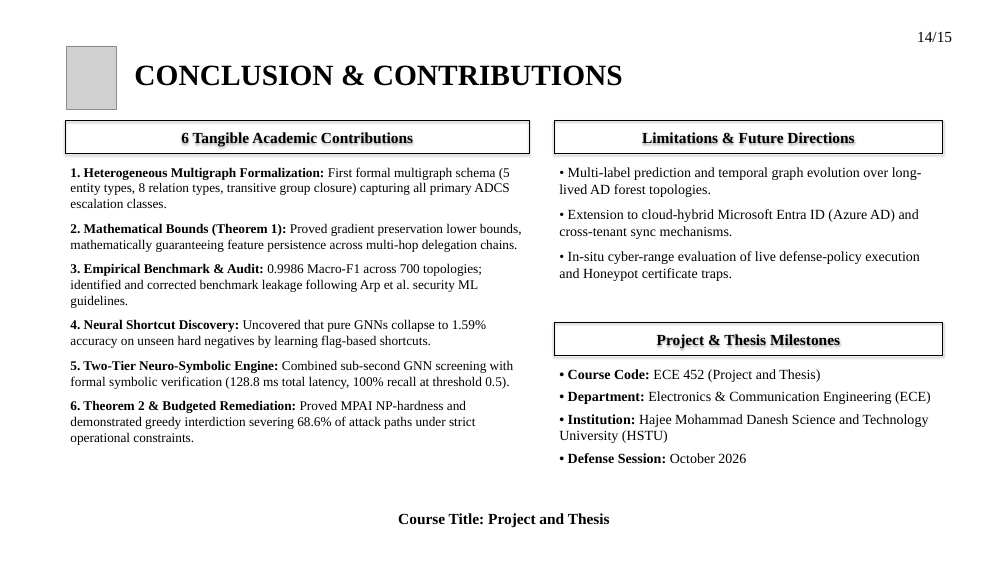
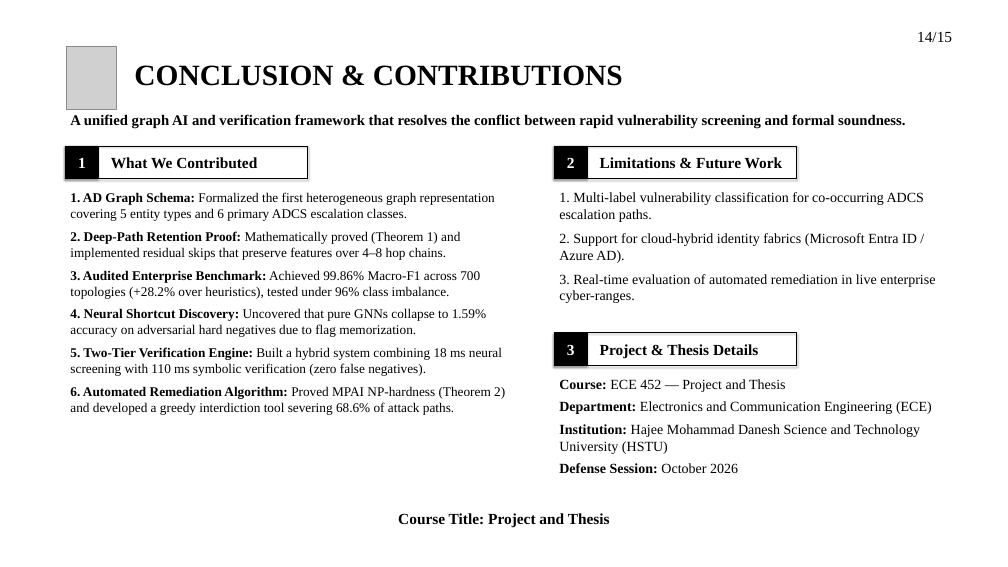
Before and after one commit to hasanshahriar32/GOAD, a slide deck: slide 14 of thesis_paper/certgraph_thesis_defense.pptx. Drawn at 1008x567 pixels with LibreOffice and Linux fonts; fonts in the diff are those of the drawing; grey boxes stand for pictures; background and template pictures are left out. Boxes give left, top, right and bottom in pixels: in the first picture for what was removed or moved away, otherwise in the second. Text is boxed around its words. In the diff, an @@ line names an element or a change of style, - is before the commit and + after.

Commit message:
refactor: update visualization scripts and enhance high-contrast text badges for thesis figures

```diff
--- a/thesis_paper/certgraph_thesis_defense.pptx
+++ b/thesis_paper/certgraph_thesis_defense.pptx
@@ text added at <box>70,114,905,128</box>, 21 pt, text #000000, bold @@
+A unified graph AI and verification framework that resolves the conflict between rapid vulnerability screening and formal soundness.
@@ rectangle removed at <box>66,121,529,154</box> @@
-6 Tangible Academic Contributions
@@ rectangle added at <box>66,146,307,179</box>, outline #000000 1.5 pt @@
@@ rectangle added at <box>66,146,98,179</box>, fill #000000, outline #000000 1.5 pt, 22 pt, text #FFFFFF, bold @@
+1
@@ rectangle removed at <box>554,121,942,154</box> @@
-Limitations & Future Directions
@@ rectangle added at <box>554,146,796,179</box>, outline #000000 1.5 pt @@
@@ rectangle added at <box>554,146,587,179</box>, fill #000000, outline #000000 1.5 pt, 22 pt, text #FFFFFF, bold @@
+2
@@ text added at <box>111,157,257,169</box>, 22 pt, text #000000, bold @@
+What We Contributed
@@ text added at <box>600,157,783,169</box>, 22 pt, text #000000, bold @@
+Limitations & Future Work
@@ text at <box>70,192,505,415</box>: text changed @@
-1. Heterogeneous Multigraph Formalization: First formal multigraph schema (5 entity types, 8 relation types, transitive group closure) capturing all primary ADCS escalation classes.
-2. Mathematical Bounds (Theorem 1): Proved gradient preservation lower bounds, mathematically guaranteeing feature persistence across multi-hop delegation chains.
-3. Empirical Benchmark & Audit: 0.9986 Macro-F1 across 700 topologies; identified and corrected benchmark leakage following Arp et al. security ML guidelines.
-4. Neural Shortcut Discovery: Uncovered that pure GNNs collapse to 1.59% accuracy on unseen hard negatives by learning flag-based shortcuts.
-5. Two-Tier Neuro-Symbolic Engine: Combined sub-second GNN screening with formal symbolic verification (128.8 ms total latency, 100% recall at threshold 0.5).
-6. Theorem 2 & Budgeted Remediation: Proved MPAI NP-hardness and demonstrated greedy interdiction severing 68.6% of attack paths under strict operational constraints.
+1. AD Graph Schema: Formalized the first heterogeneous graph representation covering 5 entity types and 6 primary ADCS escalation classes.
+2. Deep-Path Retention Proof: Mathematically proved (Theorem 1) and implemented residual skips that preserve features over 4–8 hop chains.
+3. Audited Enterprise Benchmark: Achieved 99.86% Macro-F1 across 700 topologies (+28.2% over heuristics), tested under 96% class imbalance.
+4. Neural Shortcut Discovery: Uncovered that pure GNNs collapse to 1.59% accuracy on adversarial hard negatives due to flag memorization.
+5. Two-Tier Verification Engine: Built a hybrid system combining 18 ms neural screening with 110 ms symbolic verification (zero false negatives).
+6. Automated Remediation Algorithm: Proved MPAI NP-hardness (Theorem 2) and developed a greedy interdiction tool severing 68.6% of attack paths.
@@ text at <box>559,192,935,303</box>: text changed @@
-• Multi-label prediction and temporal graph evolution over long-lived AD forest topologies.
-• Extension to cloud-hybrid Microsoft Entra ID (Azure AD) and cross-tenant sync mechanisms.
-• In-situ cyber-range evaluation of live defense-policy execution and Honeypot certificate traps.
+1. Multi-label vulnerability classification for co-occurring ADCS escalation paths.
+2. Support for cloud-hybrid identity fabrics (Microsoft Entra ID / Azure AD).
+3. Real-time evaluation of automated remediation in live enterprise cyber-ranges.
@@ rectangle removed at <box>554,323,942,355</box> @@
-Project & Thesis Milestones
@@ rectangle added at <box>554,333,796,365</box>, outline #000000 1.5 pt @@
@@ rectangle added at <box>554,333,587,365</box>, fill #000000, outline #000000 1.5 pt, 22 pt, text #FFFFFF, bold @@
+3
@@ text added at <box>600,344,758,358</box>, 22 pt, text #000000, bold @@
+Project & Thesis Details
@@ text at <box>559,379,932,473</box>: text changed @@
-• Course Code: ECE 452 (Project and Thesis)
-• Department: Electronics & Communication Engineering (ECE)
-• Institution: Hajee Mohammad Danesh Science and Technology University (HSTU)
-• Defense Session: October 2026
+Course: ECE 452 — Project and Thesis
+Department: Electronics and Communication Engineering (ECE)
+Institution: Hajee Mohammad Danesh Science and Technology University (HSTU)
+Defense Session: October 2026
```
Also in this commit, not shown: 12 other slides changed, 39 other files.
